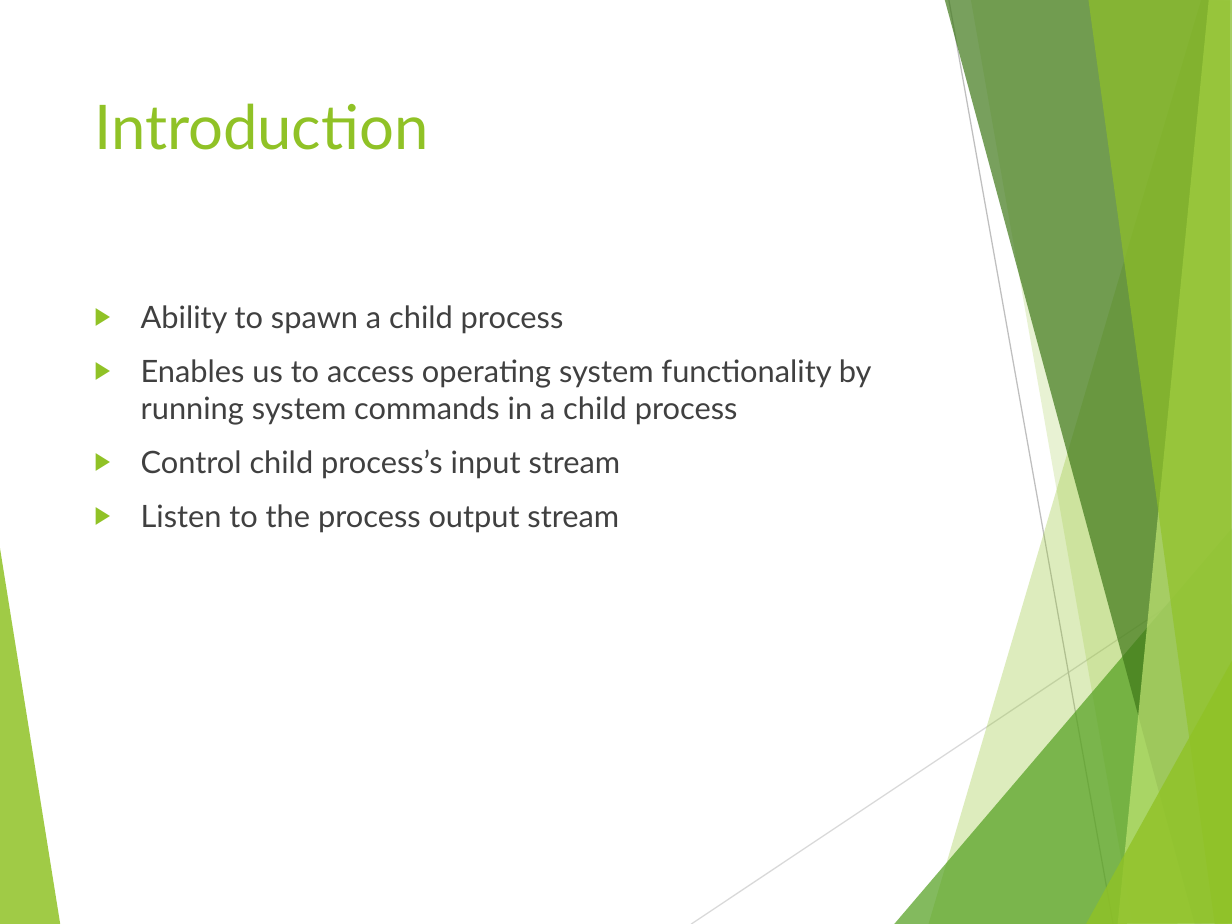
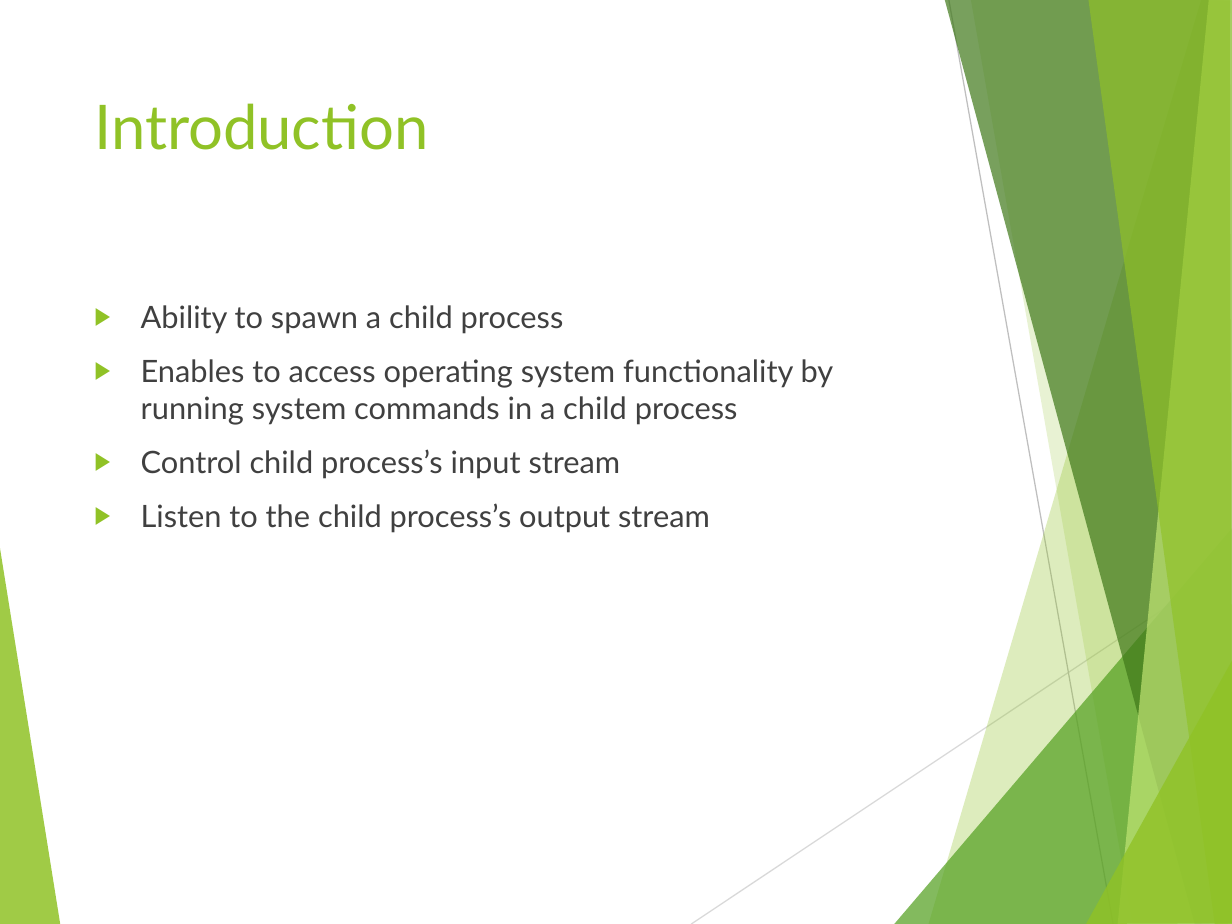
Before and after one commit to tamarstern/MyNodeJSCourse, a slide deck: slide 4 of day2/child_process_and_cluster_module/child_process_and_cluster_module.pptx. Drawn at 1232x924 pixels with LibreOffice and Linux fonts; fonts in the diff are those of the drawing. Boxes give left, top, right and bottom in pixels: in the first picture for what was removed or moved away, otherwise in the second. Text is boxed around its words. In the diff, an @@ line names an element or a change of style, - is before the commit and + after.

Commit message:
more changes

```diff
--- a/day2/child_process_and_cluster_module/child_process_and_cluster_module.pptx
+++ b/day2/child_process_and_cluster_module/child_process_and_cluster_module.pptx
@@ text at (141, 359, 834, 425): text changed @@
-▶ Enables us to access operating system functionality by running system commands in a child process
+▶ Enables to access operating system functionality by running system commands in a child process
@@ text at (141, 503, 710, 533): text changed @@
-▶ Listen to the process output stream
+▶ Listen to the child process’s output stream
```
